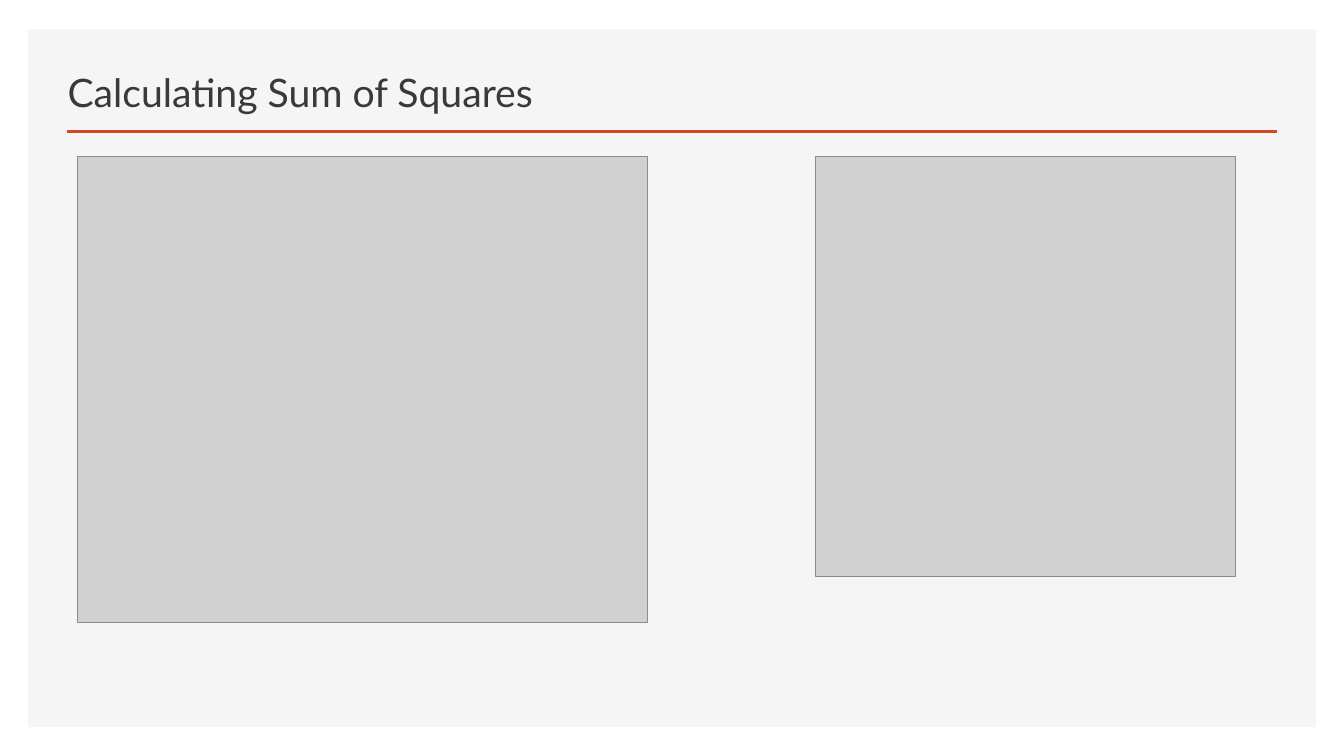
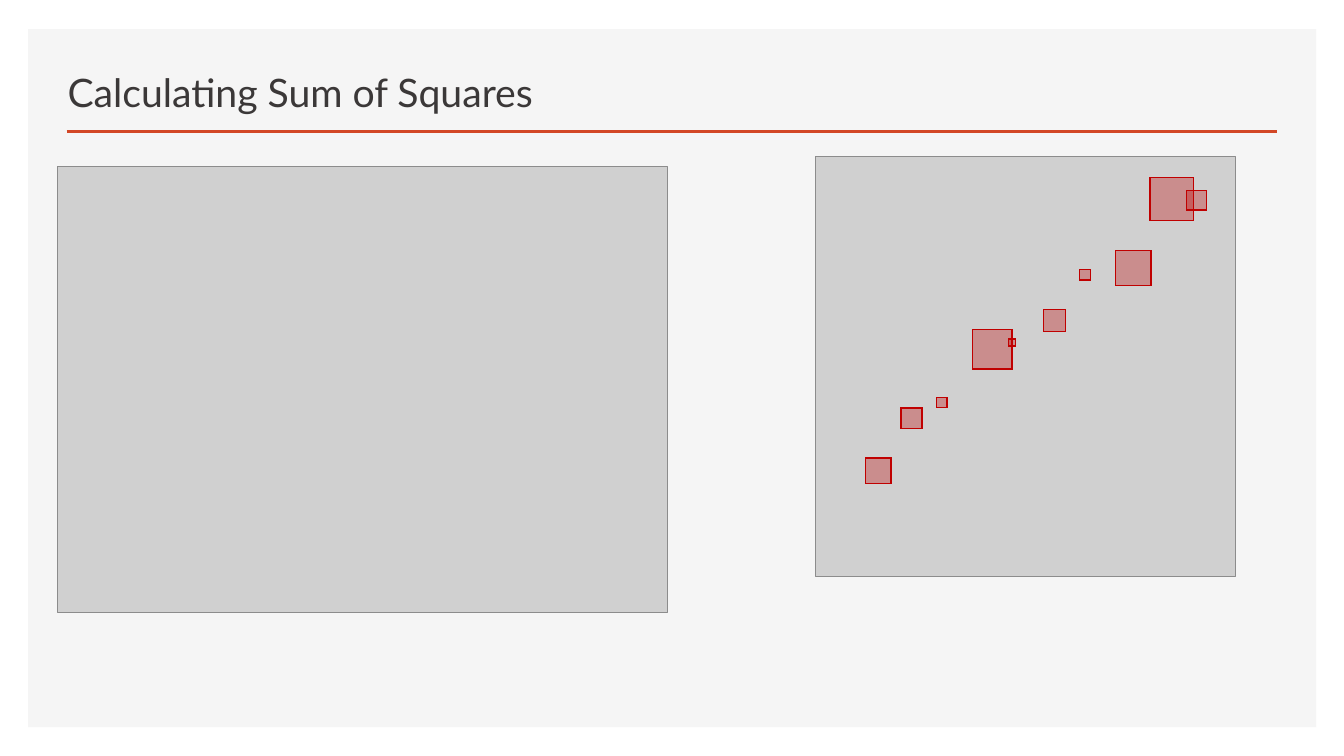
Before and after one commit to thomasnield/oreilly_math_fundamentals_data_science, a slide deck: slide 9 of linear_regression/math_fundamentals_linear_regression.pptx. Drawn at 1344x756 pixels with LibreOffice and Linux fonts; fonts in the diff are those of the drawing; grey boxes stand for pictures. Boxes give left, top, right and bottom in pixels: in the first picture for what was removed or moved away, otherwise in the second. Text is boxed around its words. In the diff, an @@ line names an element or a change of style, - is before the commit and + after.

```diff
--- a/linear_regression/math_fundamentals_linear_regression.pptx
+++ b/linear_regression/math_fundamentals_linear_regression.pptx
@@ picture: place and size @@
-picture at (78, 156, 648, 622)
+picture at (57, 167, 667, 613)
@@ rectangle added at (1150, 177, 1194, 221), fill #C00000 at 32% opacity, outline #C00000 1 pt @@
@@ rectangle added at (1187, 191, 1207, 211), fill #C00000 at 32% opacity, outline #C00000 1 pt @@
@@ rectangle added at (1080, 269, 1091, 280), fill #C00000 at 32% opacity, outline #C00000 1 pt @@
@@ rectangle added at (1116, 250, 1151, 285), fill #C00000 at 32% opacity, outline #C00000 1 pt @@
@@ rectangle added at (1044, 310, 1066, 332), fill #C00000 at 32% opacity, outline #C00000 1 pt @@
@@ rectangle added at (973, 330, 1012, 369), fill #C00000 at 32% opacity, outline #C00000 1 pt @@
@@ rectangle added at (1008, 339, 1015, 346), fill #C00000 at 32% opacity, outline #C00000 1 pt @@
@@ rectangle added at (901, 408, 923, 430), fill #C00000 at 32% opacity, outline #C00000 1 pt @@
@@ rectangle added at (937, 398, 947, 408), fill #C00000 at 32% opacity, outline #C00000 1 pt @@
@@ rectangle added at (866, 458, 891, 483), fill #C00000 at 32% opacity, outline #C00000 1 pt @@
```
Also in this commit, not shown: 7 other slides changed, 8 slides added, 2 slides removed, 1 other file.
